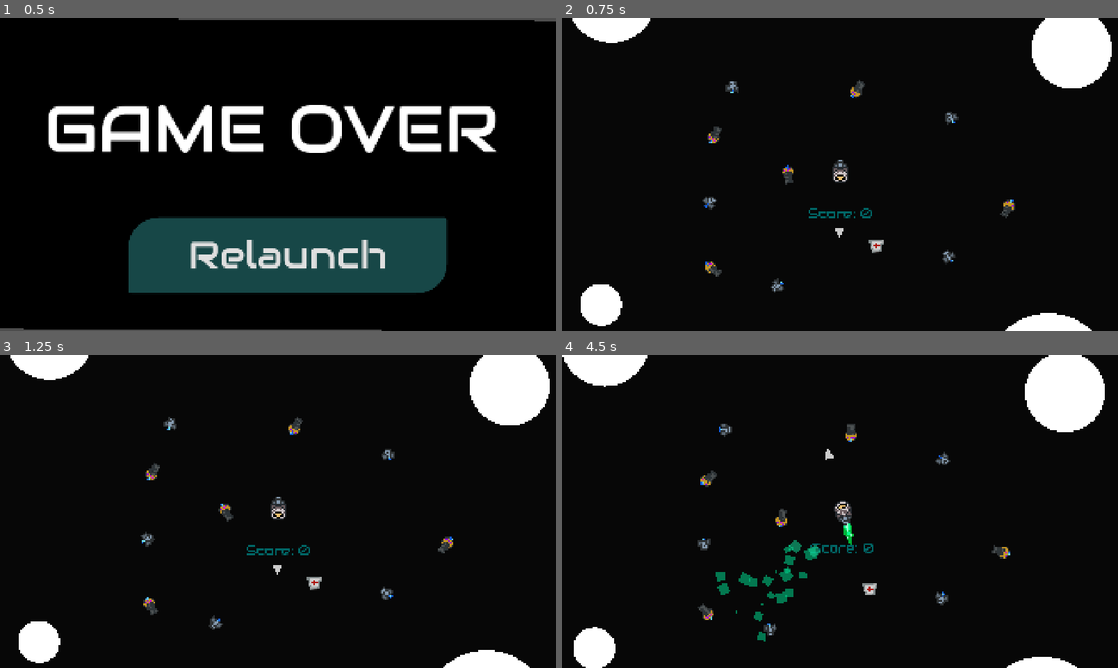
Above: before the commit, frames 1-4 (two rows, left to right).
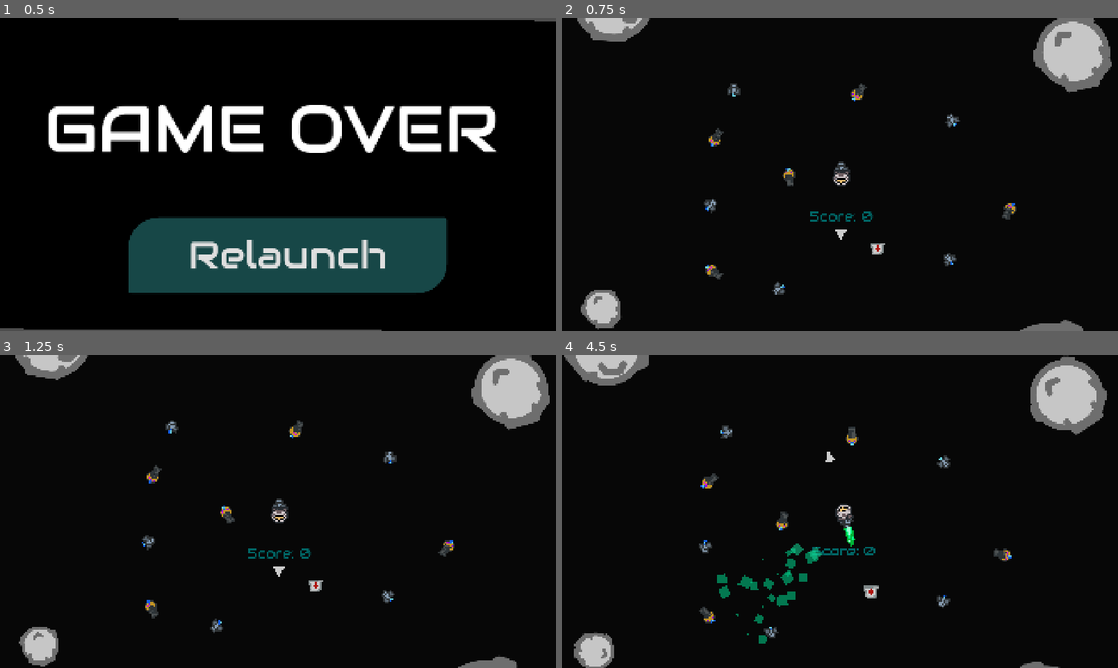
Above: after the commit, the same moments.

Repository: Leeway001Write/melonJam6
Game: Godot game, scene res://Menus/gameOver.tscn
Same seed, same stepped clock (60 frames per second), same inputs: the game is played once before the commit and once after it.
Inputs:
- Up to frame 1 (0.5 s): no input
- Up to frame 2 (0.75 s): click "Relaunch" at 0.5 s
- Up to frame 3 (1.25 s): no input
- Up to frame 4 (4.5 s): hold D (right) 1.28-2.03 s; hold Space (fire) 1.28-2.03 s; hold A (left) 2.03-2.78 s; tap Space (fire) at 2.1, 3.6 s; hold D (right) 2.78-3.53 s; hold Space (fire) 2.78-3.53 s; hold W (forward) 3.53-4.28 s; hold A (left) from 4.28 s (still down); hold Space (fire) from 4.28 s (still down)

Frame 1 is identical in both runs. In frame 2, 6.5% of the frame differs, in the area x 1-99%, y 0-100%; in frame 3, 6.5%; in frame 4, 7.2%, in the area x 0-98%, y 0-100%.

Commit message:
Added asteroid sprites and rotation

Diff:
--- a/escape-from-greenland/Prefabs/asteroid.tscn
+++ b/escape-from-greenland/Prefabs/asteroid.tscn
@@ -1,4 +1,9 @@
-[gd_scene load_steps=4 format=3 uid="uid://c5k803o78b381"]
+[gd_scene load_steps=8 format=3 uid="uid://c5k803o78b381"]
+
+[ext_resource type="Script" uid="uid://chgig7tl2dci7" path="res://Scripts/asteroid.gd" id="1_3m15j"]
+[ext_resource type="Texture2D" uid="uid://dvhbxvp0urjq2" path="res://Art/asteroids/asteroid1.png" id="2_ah88h"]
+[ext_resource type="Texture2D" uid="uid://c1pvdt6f1mjkc" path="res://Art/asteroids/asteroid2.png" id="3_7mdu2"]
+[ext_resource type="Texture2D" uid="uid://byms6kk0get45" path="res://Art/asteroids/asteroid3.png" id="4_l8nqu"]
 
 [sub_resource type="SphereMesh" id="SphereMesh_u0ett"]
 
@@ -7,8 +12,25 @@
 [sub_resource type="CircleShape2D" id="CircleShape2D_3m15j"]
 
 [node name="Asteroid" type="CharacterBody2D"]
+script = ExtResource("1_3m15j")
+
+[node name="Asteroid1" type="Sprite2D" parent="."]
+visible = false
+scale = Vector2(0.488461, 0.488461)
+texture = ExtResource("2_ah88h")
+
+[node name="Asteroid2" type="Sprite2D" parent="."]
+visible = false
+scale = Vector2(0.488461, 0.488461)
+texture = ExtResource("3_7mdu2")
+
+[node name="Asteroid3" type="Sprite2D" parent="."]
+visible = false
+scale = Vector2(0.488461, 0.488461)
+texture = ExtResource("4_l8nqu")
 
 [node name="MeshInstance2D" type="MeshInstance2D" parent="."]
+visible = false
 scale = Vector2(289.525, 289.525)
 mesh = SubResource("SphereMesh_u0ett")
 
--- /dev/null
+++ b/escape-from-greenland/Scripts/asteroid.gd
@@ -0,0 +1,14 @@
+extends CharacterBody2D
+
+@export var rot_range = Vector2(-1, 1) # Min and max rotation
+
+@onready var rot_speed = randf_range(rot_range.x, rot_range.y)
+@onready var asteroid_sprites = [$Asteroid1, $Asteroid2, $Asteroid3]
+
+func _ready() -> void:
+	var picked_asteroid:Sprite2D = asteroid_sprites.pick_random()
+	picked_asteroid.visible = true
+
+func _physics_process(delta: float) -> void:
+	rotate(deg_to_rad(rot_speed))
+	move_and_slide()
--- a/escape-from-greenland/Scripts/ship.gd
+++ b/escape-from-greenland/Scripts/ship.gd
@@ -41,7 +41,7 @@
 		_attach_item(area.get_parent(), area)
 
 	if area.is_in_group('DamagePlayer'):
-		if health > 0:
+		if health > 0 and health < 50:
 			$AudioStreamPlayer2D.play(0)
 			health -= 3
 			print(health)
Binary file added: escape-from-greenland/Art/asteroids/asteroid1.png
Not shown, added: escape-from-greenland/Art/asteroids/asteroid1.png.import
Binary file added: escape-from-greenland/Art/asteroids/asteroid2.png
Not shown, added: escape-from-greenland/Art/asteroids/asteroid2.png.import
Binary file added: escape-from-greenland/Art/asteroids/asteroid3.png
Not shown, added: escape-from-greenland/Art/asteroids/asteroid3.png.import
Binary file added: escape-from-greenland/Art/components/junk/junk.png
Not shown, added: escape-from-greenland/Art/components/junk/junk.png.import
Binary file added: escape-from-greenland/Art/components/junk/wall-e.png
Not shown, added: escape-from-greenland/Art/components/junk/wall-e.png.import
Not shown, added: escape-from-greenland/Scripts/asteroid.gd.uid
